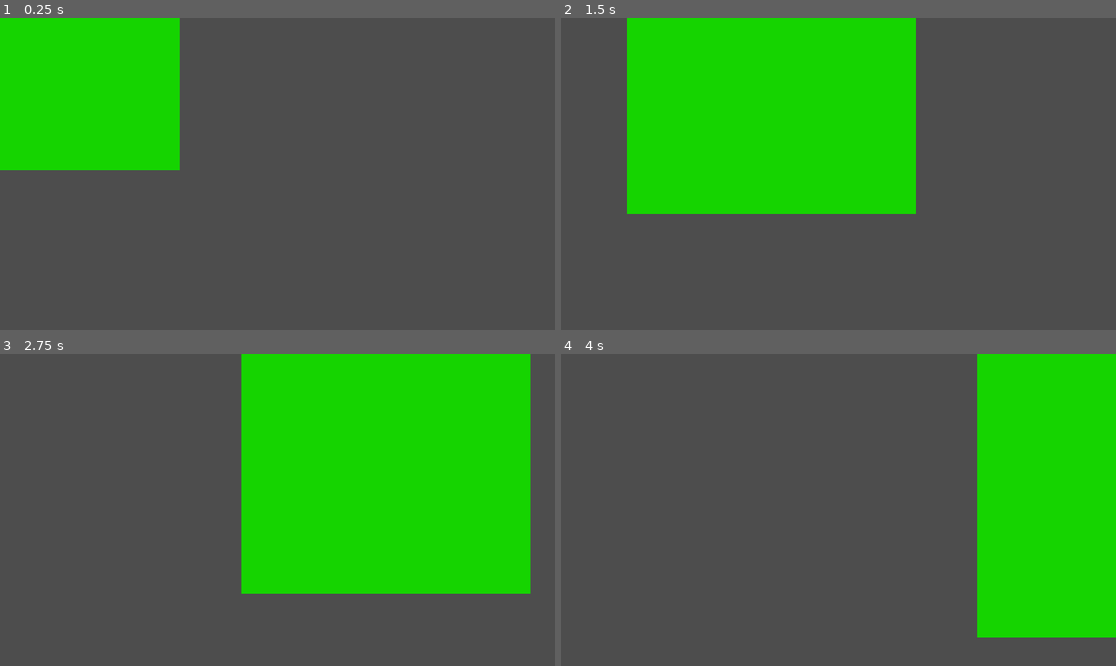
Above: before the commit, frames 1-4 (two rows, left to right).
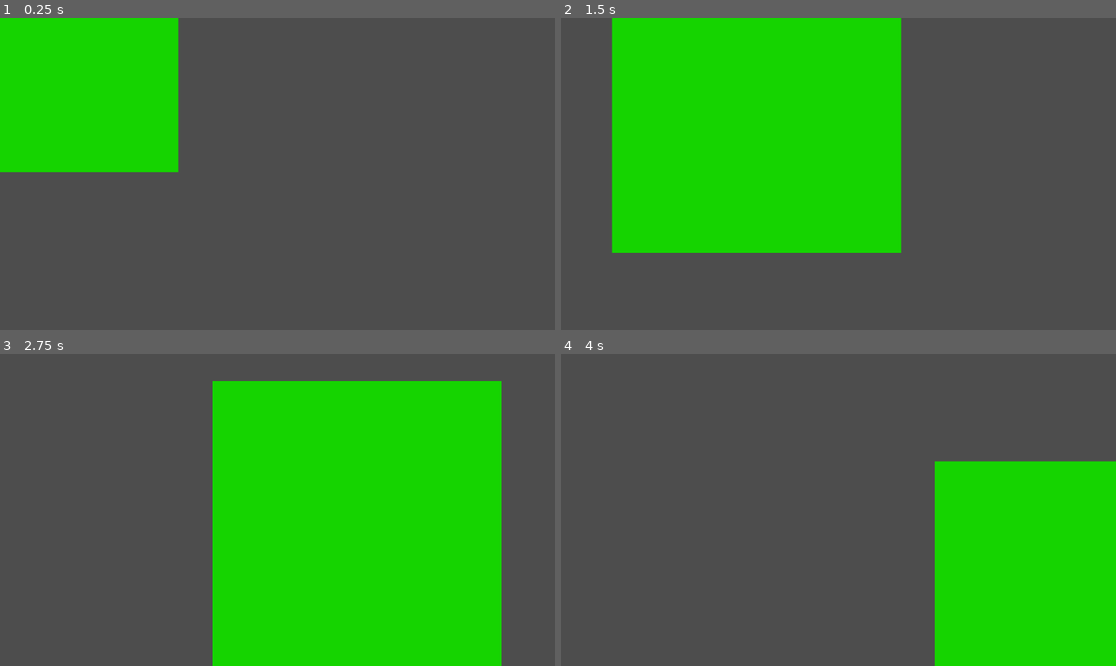
Above: after the commit, the same moments.

Repository: Mapachana/GlobalGameJam2024
Game: Godot game, scene res://escenas/personajes.tscn
The game is run twice, just before and just after one commit, with the same random seed, the same clock (stepped at 60 frames per second) and the same inputs.
Inputs:
- Up to frame 1 (0.25 s): no input
- Up to frame 2 (1.5 s): no input
- Up to frame 3 (2.75 s): no input
- Up to frame 4 (4 s): no input

The runs differ from the first frame. In frame 1, 0.4% of the frame differs, in the area x 0-33%, y 0-50%; in frame 2, 10%; in frame 3, 24%, in the area x 38-96%, y 0-100%; in frame 4, 16%.

Commit message:
Limpio codigo

Diff:
--- a/escenas/personajes.gd
+++ b/escenas/personajes.gd
@@ -2,34 +2,24 @@
 
 
 const SPEED = 300.0
-const JUMP_VELOCITY = -400.0
 
-@export var patrol_path: NodePath
 @export var puntos: PackedVector2Array
-var patrol_points
-var patrol_index = 0
+
+var target_index
 
 func _ready():
-	if patrol_path:
-		pass
-		#patrol_points = get_node(patrol_path).curve.get_baked_points()
-		#print(patrol_points)
+		target_index = 0
+
 
 
 
 func _physics_process(delta):
-	if !patrol_path:
-		pass
-	#print(patrol_points)
-	#var target = patrol_points[patrol_index]
-	var target = puntos[patrol_index]
-	#if position.distance_to(target) < 1:
-	#	patrol_index = wrapi(patrol_index + 1, 0, patrol_points.size())
-	#	target = patrol_points[patrol_index]
-	if (position.distance_to(target) < 1) and (patrol_index < (puntos.size()-1)) :
-		patrol_index += 1
-		target = puntos[patrol_index]
+
+	var target = puntos[target_index]
+
+	if (position.distance_to(target) < 1) and (target_index < (puntos.size()-1)) :
+		target_index += 1
+		target = puntos[target_index]
 		velocity = (target - position).normalized() * SPEED
 
 	move_and_slide()
-	pass
--- a/escenas/personajes.tscn
+++ b/escenas/personajes.tscn
@@ -14,8 +14,7 @@
 
 [node name="CharacterBody2D" type="CharacterBody2D"]
 script = ExtResource("1_bsgrh")
-patrol_path = NodePath("Path2D")
-puntos = PackedVector2Array(0, 0, 10, 0, 50, 10)
+puntos = PackedVector2Array(0, 0, 30, 0, 50, 10)
 
 [node name="CollisionShape2D" type="CollisionShape2D" parent="."]
 position = Vector2(-6, 2)
